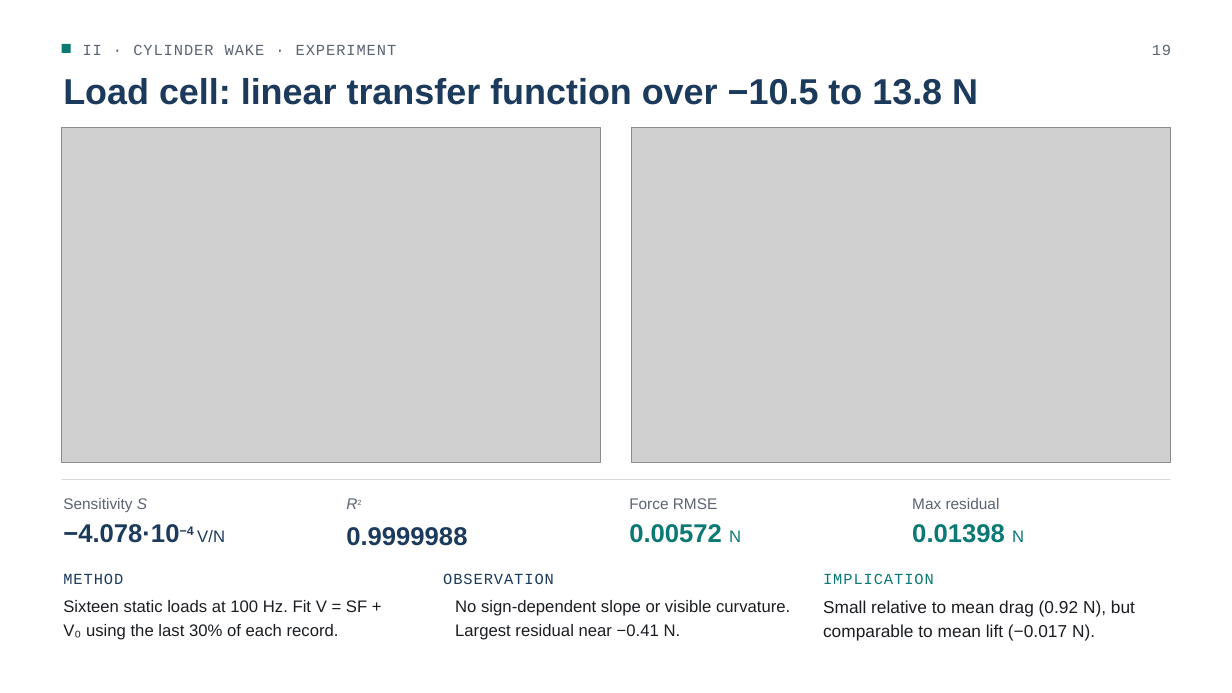
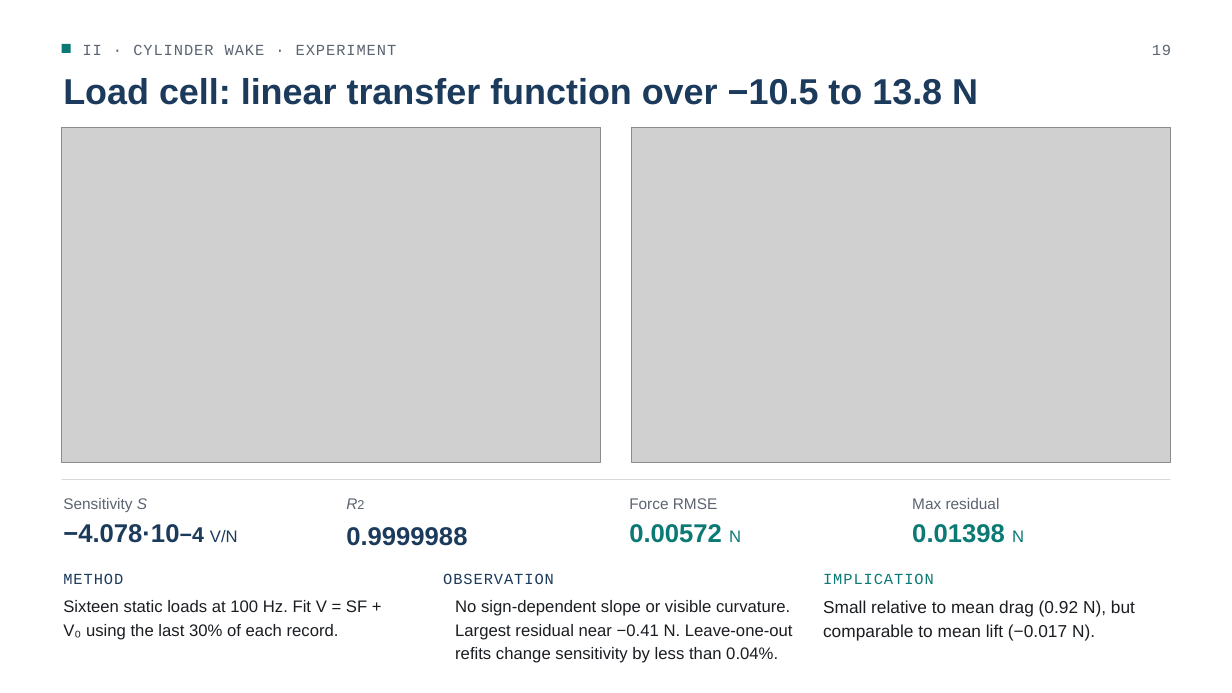
Before and after one commit to antonio-arbizzani-tonelli/fluid-flow-verification-validation, a slide deck: slide 19 of presentation/fluid_flow_verification_validation.pptx. Drawn at 1232x693 pixels with LibreOffice and Linux fonts; fonts in the diff are those of the drawing; grey boxes stand for pictures. Boxes give left, top, right and bottom in pixels: in the first picture for what was removed or moved away, otherwise in the second. Text is boxed around its words. In the diff, an @@ line names an element or a change of style, - is before the commit and + after.

Commit message:
Add CFD sensitivity and wake analysis results

```diff
--- a/presentation/fluid_flow_verification_validation.pptx
+++ b/presentation/fluid_flow_verification_validation.pptx
@@ text "R2" at [344, 493, 612, 520]: now on the baseline in "R2" @@
@@ text "−4.078·10−4 V/N" at [63, 524, 238, 543]: now on the baseline in "−4.078·10−4" @@
@@ text at [455, 600, 793, 663]: text changed @@
-No sign-dependent slope or visible curvature. Largest residual near −0.41 N.
+No sign-dependent slope or visible curvature. Largest residual near −0.41 N. Leave-one-out refits change sensitivity by less than 0.04%.
```
Also in this commit, not shown: 20 other slides changed, 2 slides added, 27 other files.
